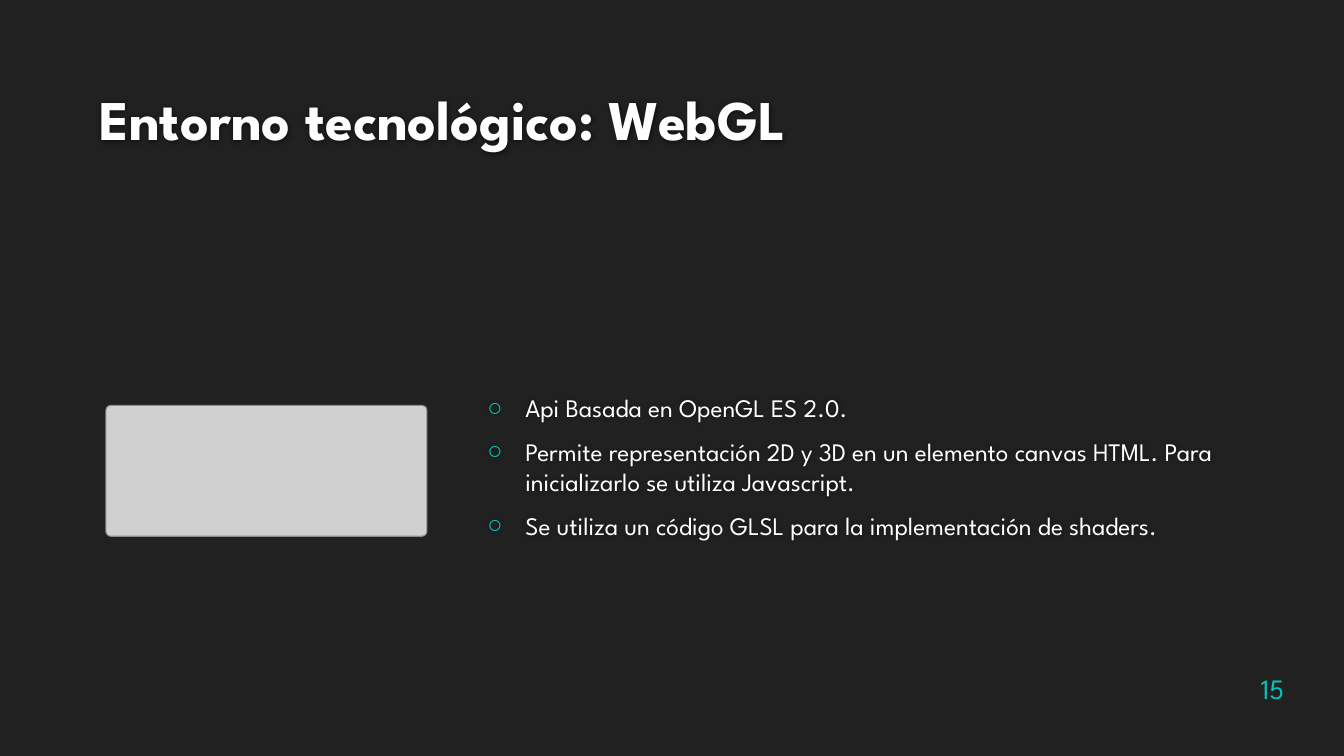
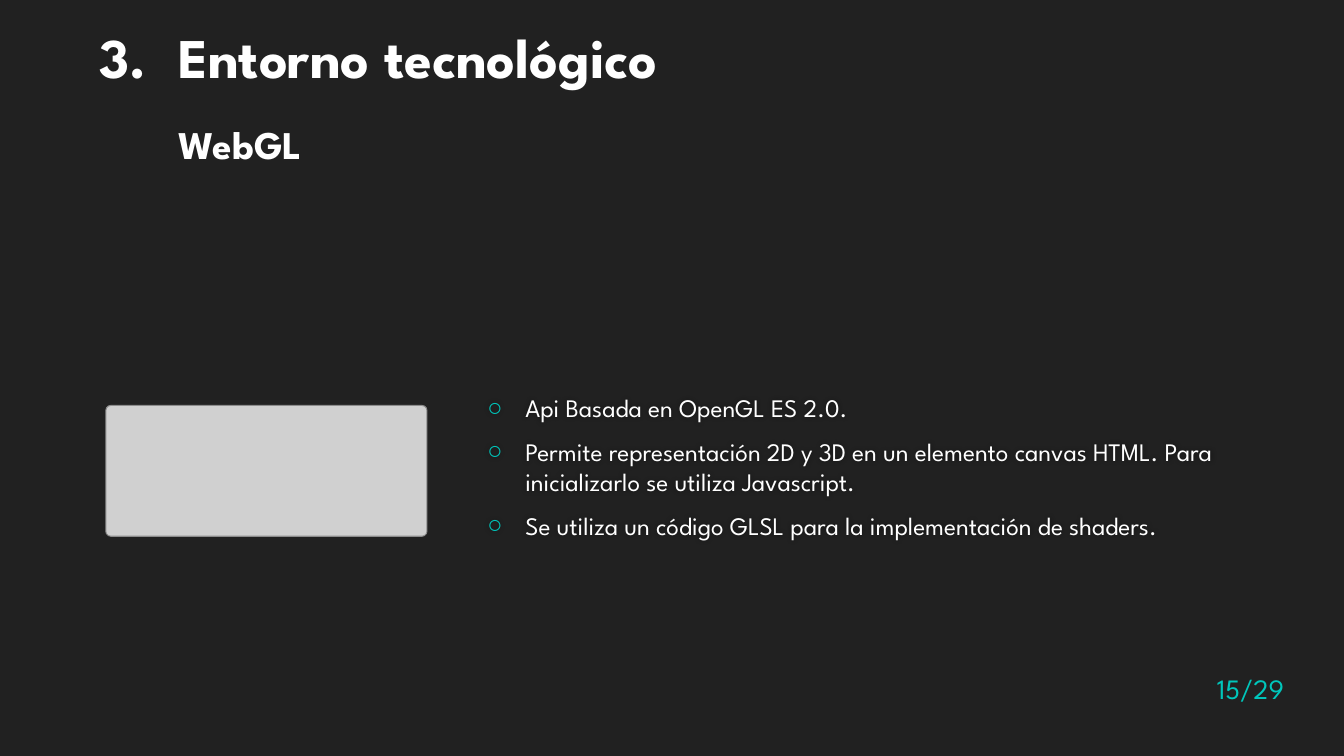
Before and after one commit to Zigic23/TFG-RobotSiguelineas, a slide deck: slide 15 of Presentación/Presentacion TFG.pptx. Drawn at 1344x756 pixels with LibreOffice and Linux fonts; fonts in the diff are those of the drawing; grey boxes stand for pictures; background and template pictures are left out. Boxes give left, top, right and bottom in pixels: in the first picture for what was removed or moved away, otherwise in the second. Text is boxed around its words. In the diff, an @@ line names an element or a change of style, - is before the commit and + after.

```diff
--- a/Presentación/Presentacion TFG.pptx
+++ b/Presentación/Presentacion TFG.pptx
@@ text "3. Entorno tecnológico" at [100,39,657,160]: vertical alignment bottom to top @@
@@ text at [100,39,657,160]: text changed; text colour #FEFEFE to #FFFFFF @@
-Entorno tecnológico: WebGL
+3. Entorno tecnológico
+WebGL
@@ page number at [1217,679,1284,702]: text changed @@
-15
+15/29
```
Also in this commit, not shown: 27 other slides changed, 1 slide added, 1 slide removed, 4 other files.
